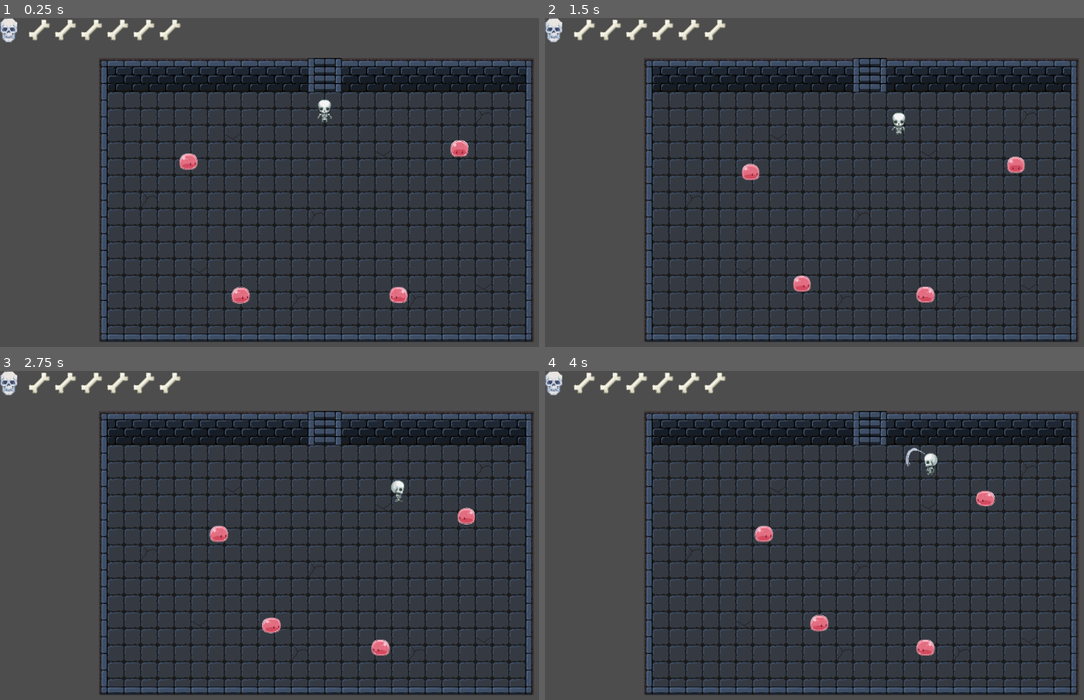
Above: before the commit, frames 1-4 (two rows, left to right).
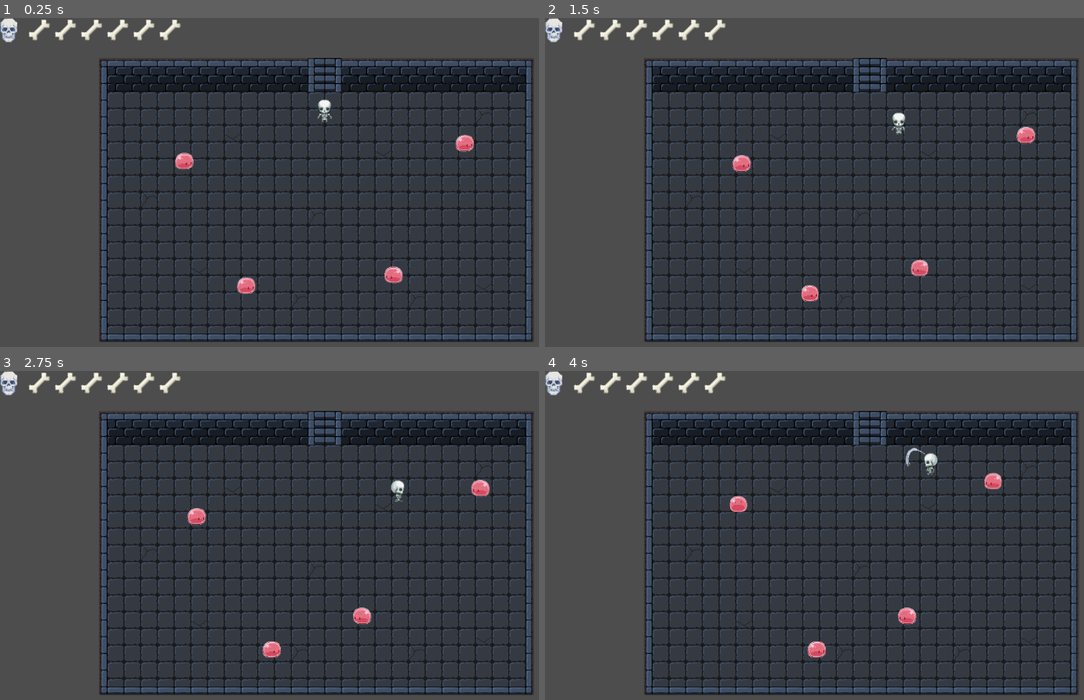
Above: after the commit, the same moments.

Repository: JISaldana/LootNBones
Game: Godot game, scene res://TestRoom.tscn
Two runs of this game, one before a commit and one after it. Both use one fixed random seed, a clock stepped at 60 frames per second and the inputs below.
Inputs:
- Up to frame 1 (0.25 s): no input
- Up to frame 2 (1.5 s): tap Enter (ui_accept) at 0.5, 0.77 s; hold Right (ui_right) 0.53-1.28 s; hold Down (ui_down) from 1.28 s (still down)
- Up to frame 3 (2.75 s): tap Enter (ui_accept) at 1.52 s; release Down (ui_down) at 2.03 s; hold Right (ui_right) from 2.03 s (still down)
- Up to frame 4 (4 s): release Right (ui_right) at 2.78 s; hold Up (ui_up) 2.78-3.53 s; tap Enter (ui_accept) at 3.02, 3.77 s; hold Left (ui_left) from 3.53 s (still down)

The runs differ from the first frame. In frame 1, 0.9% of the frame differs, in the area x 32-88%, y 35-87%; in frame 2, 1.1%; in frame 3, 1.2%, in the area x 34-91%, y 33-88%; in frame 4, 1.2%.

Commit message:
Enemies and Player Scene created

Diff:
--- /dev/null
+++ b/Enemies/Slime.tscn
@@ -0,0 +1,115 @@
+[gd_scene format=3 uid="uid://b7cxosv5eb8jv"]
+
+[ext_resource type="Script" uid="uid://3yw4y2rxq0t1" path="res://EnemyScript.gd" id="1_y5nn5"]
+[ext_resource type="Texture2D" uid="uid://c1jwx530n05b" path="res://Enemies/Slime.png" id="2_7svg0"]
+
+[sub_resource type="CapsuleShape2D" id="CapsuleShape2D_ftlpp"]
+radius = 16.0
+height = 32.0
+
+[sub_resource type="AtlasTexture" id="AtlasTexture_swaq2"]
+atlas = ExtResource("2_7svg0")
+region = Rect2(0, 0, 101, 97)
+
+[sub_resource type="AtlasTexture" id="AtlasTexture_5l5s3"]
+atlas = ExtResource("2_7svg0")
+region = Rect2(101, 0, 101, 97)
+
+[sub_resource type="AtlasTexture" id="AtlasTexture_qk1p7"]
+atlas = ExtResource("2_7svg0")
+region = Rect2(202, 0, 101, 97)
+
+[sub_resource type="AtlasTexture" id="AtlasTexture_dsnm4"]
+atlas = ExtResource("2_7svg0")
+region = Rect2(0, 194, 101, 97)
+
+[sub_resource type="AtlasTexture" id="AtlasTexture_ubhk4"]
+atlas = ExtResource("2_7svg0")
+region = Rect2(101, 194, 101, 97)
+
+[sub_resource type="AtlasTexture" id="AtlasTexture_b3ap7"]
+atlas = ExtResource("2_7svg0")
+region = Rect2(202, 194, 101, 97)
+
+[sub_resource type="AtlasTexture" id="AtlasTexture_nsuy8"]
+atlas = ExtResource("2_7svg0")
+region = Rect2(0, 291, 101, 97)
+
+[sub_resource type="AtlasTexture" id="AtlasTexture_b1sku"]
+atlas = ExtResource("2_7svg0")
+region = Rect2(101, 291, 101, 97)
+
+[sub_resource type="AtlasTexture" id="AtlasTexture_q3ml2"]
+atlas = ExtResource("2_7svg0")
+region = Rect2(202, 291, 101, 97)
+
+[sub_resource type="SpriteFrames" id="SpriteFrames_wm7yu"]
+animations = [{
+"frames": [{
+"duration": 1.0,
+"texture": SubResource("AtlasTexture_swaq2")
+}, {
+"duration": 1.0,
+"texture": SubResource("AtlasTexture_5l5s3")
+}, {
+"duration": 1.0,
+"texture": SubResource("AtlasTexture_qk1p7")
+}],
+"loop": true,
+"name": &"down",
+"speed": 4.0
+}, {
+"frames": [{
+"duration": 1.0,
+"texture": SubResource("AtlasTexture_dsnm4")
+}, {
+"duration": 1.0,
+"texture": SubResource("AtlasTexture_ubhk4")
+}, {
+"duration": 1.0,
+"texture": SubResource("AtlasTexture_b3ap7")
+}],
+"loop": true,
+"name": &"side",
+"speed": 4.0
+}, {
+"frames": [{
+"duration": 1.0,
+"texture": SubResource("AtlasTexture_nsuy8")
+}, {
+"duration": 1.0,
+"texture": SubResource("AtlasTexture_b1sku")
+}, {
+"duration": 1.0,
+"texture": SubResource("AtlasTexture_q3ml2")
+}],
+"loop": true,
+"name": &"up",
+"speed": 4.0
+}]
+
+[sub_resource type="CircleShape2D" id="CircleShape2D_on8ea"]
+radius = 156.78369
+
+[node name="EnemyBody4" type="CharacterBody2D" unique_id=446430930 groups=["enemies"]]
+script = ExtResource("1_y5nn5")
+
+[node name="EnemyCollision" type="CollisionShape2D" parent="." unique_id=2123260461]
+position = Vector2(2.25, 1.25)
+shape = SubResource("CapsuleShape2D_ftlpp")
+debug_color = Color(0.9098039, 0, 0, 0.41960785)
+
+[node name="EnemySprite" type="AnimatedSprite2D" parent="." unique_id=1771794648]
+position = Vector2(1.2500153, 0.25)
+scale = Vector2(0.5, 0.5)
+sprite_frames = SubResource("SpriteFrames_wm7yu")
+animation = &"side"
+
+[node name="Detector" type="Area2D" parent="." unique_id=722916857]
+position = Vector2(1.25, 0.25)
+
+[node name="AreaDetector" type="CollisionShape2D" parent="Detector" unique_id=141470035]
+shape = SubResource("CircleShape2D_on8ea")
+
+[connection signal="body_entered" from="Detector" to="." method="_on_detector_body_entered"]
+[connection signal="body_exited" from="Detector" to="." method="_on_detector_body_exited"]
--- /dev/null
+++ b/Player/Player.tscn
@@ -0,0 +1,198 @@
+[gd_scene format=3 uid="uid://bfd4btf4nw3xm"]
+
+[ext_resource type="Script" uid="uid://f1tey23vinj0" path="res://PlayerScript.gd" id="1_tok1r"]
+[ext_resource type="Texture2D" uid="uid://ba61tcveanom5" path="res://Player/Player.png" id="2_ddoul"]
+[ext_resource type="Texture2D" uid="uid://dudo4n6ca0mut" path="res://Player/Attack.png" id="3_8g4oa"]
+
+[sub_resource type="CapsuleShape2D" id="CapsuleShape2D_cbkwy"]
+radius = 11.0
+height = 38.0
+
+[sub_resource type="AtlasTexture" id="AtlasTexture_fk7fr"]
+atlas = ExtResource("2_ddoul")
+region = Rect2(0, 2, 46, 46)
+
+[sub_resource type="AtlasTexture" id="AtlasTexture_adu6t"]
+atlas = ExtResource("2_ddoul")
+region = Rect2(48, 2, 46, 46)
+
+[sub_resource type="AtlasTexture" id="AtlasTexture_lkjp7"]
+atlas = ExtResource("2_ddoul")
+region = Rect2(96, 2, 46, 46)
+
+[sub_resource type="AtlasTexture" id="AtlasTexture_j3be3"]
+atlas = ExtResource("2_ddoul")
+region = Rect2(0, 98, 46, 46)
+
+[sub_resource type="AtlasTexture" id="AtlasTexture_yjt0e"]
+atlas = ExtResource("2_ddoul")
+region = Rect2(48, 98, 46, 46)
+
+[sub_resource type="AtlasTexture" id="AtlasTexture_mqexh"]
+atlas = ExtResource("2_ddoul")
+region = Rect2(96, 98, 46, 46)
+
+[sub_resource type="AtlasTexture" id="AtlasTexture_af440"]
+atlas = ExtResource("2_ddoul")
+region = Rect2(0, 146, 46, 46)
+
+[sub_resource type="AtlasTexture" id="AtlasTexture_1t53r"]
+atlas = ExtResource("2_ddoul")
+region = Rect2(48, 146, 46, 46)
+
+[sub_resource type="AtlasTexture" id="AtlasTexture_821mh"]
+atlas = ExtResource("2_ddoul")
+region = Rect2(96, 146, 46, 46)
+
+[sub_resource type="SpriteFrames" id="SpriteFrames_swaq2"]
+animations = [{
+"frames": [{
+"duration": 1.0,
+"texture": SubResource("AtlasTexture_fk7fr")
+}, {
+"duration": 1.0,
+"texture": SubResource("AtlasTexture_adu6t")
+}, {
+"duration": 1.0,
+"texture": SubResource("AtlasTexture_lkjp7")
+}],
+"loop": true,
+"name": &"down",
+"speed": 5.0
+}, {
+"frames": [{
+"duration": 1.0,
+"texture": SubResource("AtlasTexture_j3be3")
+}, {
+"duration": 1.0,
+"texture": SubResource("AtlasTexture_yjt0e")
+}, {
+"duration": 1.0,
+"texture": SubResource("AtlasTexture_mqexh")
+}],
+"loop": true,
+"name": &"side",
+"speed": 5.0
+}, {
+"frames": [{
+"duration": 1.0,
+"texture": SubResource("AtlasTexture_af440")
+}, {
+"duration": 1.0,
+"texture": SubResource("AtlasTexture_1t53r")
+}, {
+"duration": 1.0,
+"texture": SubResource("AtlasTexture_821mh")
+}],
+"loop": true,
+"name": &"up",
+"speed": 5.0
+}]
+
+[sub_resource type="AtlasTexture" id="AtlasTexture_um85u"]
+atlas = ExtResource("3_8g4oa")
+region = Rect2(0, 0, 64, 47)
+
+[sub_resource type="AtlasTexture" id="AtlasTexture_gkaxj"]
+atlas = ExtResource("3_8g4oa")
+region = Rect2(64, 0, 64, 47)
+
+[sub_resource type="AtlasTexture" id="AtlasTexture_q6rn3"]
+atlas = ExtResource("3_8g4oa")
+region = Rect2(128, 0, 64, 47)
+
+[sub_resource type="AtlasTexture" id="AtlasTexture_n0dmm"]
+atlas = ExtResource("3_8g4oa")
+region = Rect2(0, 47, 64, 47)
+
+[sub_resource type="AtlasTexture" id="AtlasTexture_4sr8s"]
+atlas = ExtResource("3_8g4oa")
+region = Rect2(64, 47, 64, 47)
+
+[sub_resource type="AtlasTexture" id="AtlasTexture_f5xki"]
+atlas = ExtResource("3_8g4oa")
+region = Rect2(128, 47, 64, 47)
+
+[sub_resource type="AtlasTexture" id="AtlasTexture_fqngy"]
+atlas = ExtResource("3_8g4oa")
+region = Rect2(0, 94, 64, 47)
+
+[sub_resource type="AtlasTexture" id="AtlasTexture_83p5k"]
+atlas = ExtResource("3_8g4oa")
+region = Rect2(64, 94, 64, 47)
+
+[sub_resource type="AtlasTexture" id="AtlasTexture_01k0m"]
+atlas = ExtResource("3_8g4oa")
+region = Rect2(128, 94, 64, 47)
+
+[sub_resource type="SpriteFrames" id="SpriteFrames_af440"]
+animations = [{
+"frames": [{
+"duration": 1.0,
+"texture": SubResource("AtlasTexture_um85u")
+}, {
+"duration": 1.0,
+"texture": SubResource("AtlasTexture_gkaxj")
+}, {
+"duration": 1.0,
+"texture": SubResource("AtlasTexture_q6rn3")
+}, {
+"duration": 1.0,
+"texture": SubResource("AtlasTexture_n0dmm")
+}, {
+"duration": 1.0,
+"texture": SubResource("AtlasTexture_4sr8s")
+}, {
+"duration": 1.0,
+"texture": SubResource("AtlasTexture_f5xki")
+}, {
+"duration": 1.0,
+"texture": SubResource("AtlasTexture_fqngy")
+}, {
+"duration": 1.0,
+"texture": SubResource("AtlasTexture_83p5k")
+}, {
+"duration": 1.0,
+"texture": SubResource("AtlasTexture_01k0m")
+}],
+"loop": false,
+"name": &"swing",
+"speed": 30.0
+}]
+
+[sub_resource type="CapsuleShape2D" id="CapsuleShape2D_gcbeg"]
+radius = 17.075333
+height = 63.552094
+
+[node name="PlayerBody" type="CharacterBody2D" unique_id=647239139 groups=["player"]]
+script = ExtResource("1_tok1r")
+
+[node name="PlayerCollision" type="CollisionShape2D" parent="." unique_id=194090220]
+rotation = -6.2831855
+shape = SubResource("CapsuleShape2D_cbkwy")
+
+[node name="PlayerSprite" type="AnimatedSprite2D" parent="." unique_id=351701725]
+position = Vector2(0, 1)
+sprite_frames = SubResource("SpriteFrames_swaq2")
+animation = &"down"
+frame = 1
+
+[node name="AttackPivot" type="Node2D" parent="." unique_id=37708069]
+
+[node name="AttackSprite" type="AnimatedSprite2D" parent="AttackPivot" unique_id=1953632577]
+visible = false
+position = Vector2(30, 9.25)
+scale = Vector2(0.65625, 1.2872341)
+sprite_frames = SubResource("SpriteFrames_af440")
+animation = &"swing"
+frame = 8
+frame_progress = 1.0
+
+[node name="AttackArea" type="Area2D" parent="AttackPivot" unique_id=1531809356]
+position = Vector2(30, 9.25)
+scale = Vector2(0.65625, 1.2872341)
+
+[node name="AttackCollision" type="CollisionShape2D" parent="AttackPivot/AttackArea" unique_id=293291486]
+position = Vector2(-4, -3.9999924)
+rotation = 1.5707964
+shape = SubResource("CapsuleShape2D_gcbeg")
--- a/TestRoom.tscn
+++ b/TestRoom.tscn
@@ -2,13 +2,10 @@
 
 [ext_resource type="Texture2D" uid="uid://de8fe53213rsg" path="res://Tileset/Dungeon_Tileset.png" id="1_54w8p"]
 [ext_resource type="Script" uid="uid://huewlcbwu7jc" path="res://HPScript.gd" id="1_adu6t"]
-[ext_resource type="Script" uid="uid://f1tey23vinj0" path="res://PlayerScript.gd" id="2_cbkwy"]
 [ext_resource type="PackedScene" uid="uid://cn3c3t51k18yv" path="res://HPBoneScene.tscn" id="2_lkjp7"]
-[ext_resource type="Texture2D" uid="uid://ba61tcveanom5" path="res://Player/Player.png" id="3_cbkwy"]
 [ext_resource type="Texture2D" uid="uid://3e58fijuqos3" path="res://Player/Interface/SkullHPBar.png" id="3_j3be3"]
-[ext_resource type="Texture2D" uid="uid://dudo4n6ca0mut" path="res://Player/Attack.png" id="4_gcbeg"]
-[ext_resource type="Texture2D" uid="uid://c1jwx530n05b" path="res://Enemies/Slime.png" id="5_c3cbu"]
-[ext_resource type="Script" uid="uid://3yw4y2rxq0t1" path="res://EnemyScript.gd" id="5_fk7fr"]
+[ext_resource type="PackedScene" uid="uid://bfd4btf4nw3xm" path="res://Player/Player.tscn" id="5_fk7fr"]
+[ext_resource type="PackedScene" uid="uid://b7cxosv5eb8jv" path="res://Enemies/Slime.tscn" id="10_yjt0e"]
 
 [sub_resource type="TileSetAtlasSource" id="TileSetAtlasSource_gcbeg"]
 texture = ExtResource("1_54w8p")
@@ -315,254 +312,6 @@
 physics_layer_0/collision_layer = 1
 sources/0 = SubResource("TileSetAtlasSource_gcbeg")
 
-[sub_resource type="CapsuleShape2D" id="CapsuleShape2D_cbkwy"]
-radius = 11.0
-height = 38.0
-
-[sub_resource type="AtlasTexture" id="AtlasTexture_fk7fr"]
-atlas = ExtResource("3_cbkwy")
-region = Rect2(0, 2, 46, 46)
-
-[sub_resource type="AtlasTexture" id="AtlasTexture_adu6t"]
-atlas = ExtResource("3_cbkwy")
-region = Rect2(48, 2, 46, 46)
-
-[sub_resource type="AtlasTexture" id="AtlasTexture_lkjp7"]
-atlas = ExtResource("3_cbkwy")
-region = Rect2(96, 2, 46, 46)
-
-[sub_resource type="AtlasTexture" id="AtlasTexture_j3be3"]
-atlas = ExtResource("3_cbkwy")
-region = Rect2(0, 98, 46, 46)
-
-[sub_resource type="AtlasTexture" id="AtlasTexture_yjt0e"]
-atlas = ExtResource("3_cbkwy")
-region = Rect2(48, 98, 46, 46)
-
-[sub_resource type="AtlasTexture" id="AtlasTexture_mqexh"]
-atlas = ExtResource("3_cbkwy")
-region = Rect2(96, 98, 46, 46)
-
-[sub_resource type="AtlasTexture" id="AtlasTexture_af440"]
-atlas = ExtResource("3_cbkwy")
-region = Rect2(0, 146, 46, 46)
-
-[sub_resource type="AtlasTexture" id="AtlasTexture_1t53r"]
-atlas = ExtResource("3_cbkwy")
-region = Rect2(48, 146, 46, 46)
-
-[sub_resource type="AtlasTexture" id="AtlasTexture_821mh"]
-atlas = ExtResource("3_cbkwy")
-region = Rect2(96, 146, 46, 46)
-
-[sub_resource type="SpriteFrames" id="SpriteFrames_swaq2"]
-animations = [{
-"frames": [{
-"duration": 1.0,
-"texture": SubResource("AtlasTexture_fk7fr")
-}, {
-"duration": 1.0,
-"texture": SubResource("AtlasTexture_adu6t")
-}, {
-"duration": 1.0,
-"texture": SubResource("AtlasTexture_lkjp7")
-}],
-"loop": true,
-"name": &"down",
-"speed": 5.0
-}, {
-"frames": [{
-"duration": 1.0,
-"texture": SubResource("AtlasTexture_j3be3")
-}, {
-"duration": 1.0,
-"texture": SubResource("AtlasTexture_yjt0e")
-}, {
-"duration": 1.0,
-"texture": SubResource("AtlasTexture_mqexh")
-}],
-"loop": true,
-"name": &"side",
-"speed": 5.0
-}, {
-"frames": [{
-"duration": 1.0,
-"texture": SubResource("AtlasTexture_af440")
-}, {
-"duration": 1.0,
-"texture": SubResource("AtlasTexture_1t53r")
-}, {
-"duration": 1.0,
-"texture": SubResource("AtlasTexture_821mh")
-}],
-"loop": true,
-"name": &"up",
-"speed": 5.0
-}]
-
-[sub_resource type="AtlasTexture" id="AtlasTexture_um85u"]
-atlas = ExtResource("4_gcbeg")
-region = Rect2(0, 0, 64, 47)
-
-[sub_resource type="AtlasTexture" id="AtlasTexture_gkaxj"]
-atlas = ExtResource("4_gcbeg")
-region = Rect2(64, 0, 64, 47)
-
-[sub_resource type="AtlasTexture" id="AtlasTexture_q6rn3"]
-atlas = ExtResource("4_gcbeg")
-region = Rect2(128, 0, 64, 47)
-
-[sub_resource type="AtlasTexture" id="AtlasTexture_n0dmm"]
-atlas = ExtResource("4_gcbeg")
-region = Rect2(0, 47, 64, 47)
-
-[sub_resource type="AtlasTexture" id="AtlasTexture_4sr8s"]
-atlas = ExtResource("4_gcbeg")
-region = Rect2(64, 47, 64, 47)
-
-[sub_resource type="AtlasTexture" id="AtlasTexture_f5xki"]
-atlas = ExtResource("4_gcbeg")
-region = Rect2(128, 47, 64, 47)
-
-[sub_resource type="AtlasTexture" id="AtlasTexture_fqngy"]
-atlas = ExtResource("4_gcbeg")
-region = Rect2(0, 94, 64, 47)
-
-[sub_resource type="AtlasTexture" id="AtlasTexture_83p5k"]
-atlas = ExtResource("4_gcbeg")
-region = Rect2(64, 94, 64, 47)
-
-[sub_resource type="AtlasTexture" id="AtlasTexture_01k0m"]
-atlas = ExtResource("4_gcbeg")
-region = Rect2(128, 94, 64, 47)
-
-[sub_resource type="SpriteFrames" id="SpriteFrames_af440"]
-animations = [{
-"frames": [{
-"duration": 1.0,
-"texture": SubResource("AtlasTexture_um85u")
-}, {
-"duration": 1.0,
-"texture": SubResource("AtlasTexture_gkaxj")
-}, {
-"duration": 1.0,
-"texture": SubResource("AtlasTexture_q6rn3")
-}, {
-"duration": 1.0,
-"texture": SubResource("AtlasTexture_n0dmm")
-}, {
-"duration": 1.0,
-"texture": SubResource("AtlasTexture_4sr8s")
-}, {
-"duration": 1.0,
-"texture": SubResource("AtlasTexture_f5xki")
-}, {
-"duration": 1.0,
-"texture": SubResource("AtlasTexture_fqngy")
-}, {
-"duration": 1.0,
-"texture": SubResource("AtlasTexture_83p5k")
-}, {
-"duration": 1.0,
-"texture": SubResource("AtlasTexture_01k0m")
-}],
-"loop": false,
-"name": &"swing",
-"speed": 30.0
-}]
-
-[sub_resource type="CapsuleShape2D" id="CapsuleShape2D_gcbeg"]
-radius = 17.075333
-height = 63.552094
-
-[sub_resource type="CapsuleShape2D" id="CapsuleShape2D_adu6t"]
-radius = 16.0
-height = 32.0
-
-[sub_resource type="AtlasTexture" id="AtlasTexture_swaq2"]
-atlas = ExtResource("5_c3cbu")
-region = Rect2(0, 0, 101, 97)
-
-[sub_resource type="AtlasTexture" id="AtlasTexture_5l5s3"]
-atlas = ExtResource("5_c3cbu")
-region = Rect2(101, 0, 101, 97)
-
-[sub_resource type="AtlasTexture" id="AtlasTexture_qk1p7"]
-atlas = ExtResource("5_c3cbu")
-region = Rect2(202, 0, 101, 97)
-
-[sub_resource type="AtlasTexture" id="AtlasTexture_dsnm4"]
-atlas = ExtResource("5_c3cbu")
-region = Rect2(0, 194, 101, 97)
-
-[sub_resource type="AtlasTexture" id="AtlasTexture_ubhk4"]
-atlas = ExtResource("5_c3cbu")
-region = Rect2(101, 194, 101, 97)
-
-[sub_resource type="AtlasTexture" id="AtlasTexture_b3ap7"]
-atlas = ExtResource("5_c3cbu")
-region = Rect2(202, 194, 101, 97)
-
-[sub_resource type="AtlasTexture" id="AtlasTexture_nsuy8"]
-atlas = ExtResource("5_c3cbu")
-region = Rect2(0, 291, 101, 97)
-
-[sub_resource type="AtlasTexture" id="AtlasTexture_b1sku"]
-atlas = ExtResource("5_c3cbu")
-region = Rect2(101, 291, 101, 97)
-
-[sub_resource type="AtlasTexture" id="AtlasTexture_q3ml2"]
-atlas = ExtResource("5_c3cbu")
-region = Rect2(202, 291, 101, 97)
-
-[sub_resource type="SpriteFrames" id="SpriteFrames_0cgfa"]
-animations = [{
-"frames": [{
-"duration": 1.0,
-"texture": SubResource("AtlasTexture_swaq2")
-}, {
-"duration": 1.0,
-"texture": SubResource("AtlasTexture_5l5s3")
-}, {
-"duration": 1.0,
-"texture": SubResource("AtlasTexture_qk1p7")
-}],
-"loop": true,
-"name": &"down",
-"speed": 4.0
-}, {
-"frames": [{
-"duration": 1.0,
-"texture": SubResource("AtlasTexture_dsnm4")
-}, {
-"duration": 1.0,
-"texture": SubResource("AtlasTexture_ubhk4")
-}, {
-"duration": 1.0,
-"texture": SubResource("AtlasTexture_b3ap7")
-}],
-"loop": true,
-"name": &"side",
-"speed": 4.0
-}, {
-"frames": [{
-"duration": 1.0,
-"texture": SubResource("AtlasTexture_nsuy8")
-}, {
-"duration": 1.0,
-"texture": SubResource("AtlasTexture_b1sku")
-}, {
-"duration": 1.0,
-"texture": SubResource("AtlasTexture_q3ml2")
-}],
-"loop": true,
-"name": &"up",
-"speed": 4.0
-}]
-
-[sub_resource type="CircleShape2D" id="CircleShape2D_g07mp"]
-radius = 156.78369
-
 [node name="Node2D" type="Node2D" unique_id=1659529667]
 
 [node name="CanvasLayer" type="CanvasLayer" parent="." unique_id=1979645572]
@@ -596,131 +345,17 @@
 limit_right = 877
 limit_bottom = 586
 
-[node name="PlayerBody" type="CharacterBody2D" parent="." unique_id=1333968089 groups=["player"]]
+[node name="Player" parent="." unique_id=647239139 instance=ExtResource("5_fk7fr")]
 position = Vector2(431, 98)
-script = ExtResource("2_cbkwy")
-
-[node name="PlayerCollision" type="CollisionShape2D" parent="PlayerBody" unique_id=1666832310]
-rotation = -6.2831855
-shape = SubResource("CapsuleShape2D_cbkwy")
-
-[node name="PlayerSprite" type="AnimatedSprite2D" parent="PlayerBody" unique_id=485958007]
-position = Vector2(0, 1)
-sprite_frames = SubResource("SpriteFrames_swaq2")
-animation = &"down"
-frame = 1
-
-[node name="AttackPivot" type="Node2D" parent="PlayerBody" unique_id=740198856]
-
-[node name="AttackSprite" type="AnimatedSprite2D" parent="PlayerBody/AttackPivot" unique_id=1064511166]
-visible = false
-position = Vector2(30, 9.25)
-scale = Vector2(0.65625, 1.2872341)
-sprite_frames = SubResource("SpriteFrames_af440")
-animation = &"swing"
-frame = 8
-frame_progress = 1.0
-
-[node name="AttackArea" type="Area2D" parent="PlayerBody/AttackPivot" unique_id=1706318380]
-position = Vector2(30, 9.25)
-scale = Vector2(0.65625, 1.2872341)
-
-[node name="AttackCollision" type="CollisionShape2D" parent="PlayerBody/AttackPivot/AttackArea" unique_id=1027991452]
-position = Vector2(-4, -3.9999924)
-rotation = 1.5707964
-shape = SubResource("CapsuleShape2D_gcbeg")
-
-[node name="EnemyBody" type="CharacterBody2D" parent="." unique_id=1706779488 groups=["enemies"]]
-position = Vector2(579, 454)
-script = ExtResource("5_fk7fr")
-
-[node name="EnemyCollision" type="CollisionShape2D" parent="EnemyBody" unique_id=123310304]
-position = Vector2(1.25, 0.25)
-shape = SubResource("CapsuleShape2D_adu6t")
-
-[node name="EnemySprite" type="AnimatedSprite2D" parent="EnemyBody" unique_id=1970242684]
-position = Vector2(1.2500153, 0.25)
-scale = Vector2(0.5, 0.5)
-sprite_frames = SubResource("SpriteFrames_0cgfa")
-animation = &"side"
-frame_progress = 0.43181747
-
-[node name="Detector" type="Area2D" parent="EnemyBody" unique_id=1221233617]
-position = Vector2(1.25, 0.25)
-
-[node name="AreaDetector" type="CollisionShape2D" parent="EnemyBody/Detector" unique_id=1773994502]
-shape = SubResource("CircleShape2D_g07mp")
-
-[node name="EnemyBody2" type="CharacterBody2D" parent="." unique_id=27355709 groups=["enemies"]]
-position = Vector2(164, 194)
-script = ExtResource("5_fk7fr")
-
-[node name="EnemyCollision" type="CollisionShape2D" parent="EnemyBody2" unique_id=1702439557]
-position = Vector2(1.25, 0.25)
-shape = SubResource("CapsuleShape2D_adu6t")
-
-[node name="EnemySprite" type="AnimatedSprite2D" parent="EnemyBody2" unique_id=1503479967]
-position = Vector2(1.2500153, 0.25)
-scale = Vector2(0.5, 0.5)
-sprite_frames = SubResource("SpriteFrames_0cgfa")
-animation = &"side"
-frame_progress = 0.43181747
-
-[node name="Detector" type="Area2D" parent="EnemyBody2" unique_id=2123020481]
-position = Vector2(1.25, 0.25)
-
-[node name="AreaDetector" type="CollisionShape2D" parent="EnemyBody2/Detector" unique_id=979259968]
-shape = SubResource("CircleShape2D_g07mp")
-
-[node name="EnemyBody3" type="CharacterBody2D" parent="." unique_id=1956308904 groups=["enemies"]]
-position = Vector2(264, 459)
-script = ExtResource("5_fk7fr")
-
-[node name="EnemyCollision" type="CollisionShape2D" parent="EnemyBody3" unique_id=1130678212]
-position = Vector2(2.25, 1.25)
-shape = SubResource("CapsuleShape2D_adu6t")
-debug_color = Color(0.9098039, 0, 0, 0.41960785)
-
-[node name="EnemySprite" type="AnimatedSprite2D" parent="EnemyBody3" unique_id=466680114]
-position = Vector2(1.2500153, 0.25)
-scale = Vector2(0.5, 0.5)
-sprite_frames = SubResource("SpriteFrames_0cgfa")
-animation = &"side"
-frame_progress = 0.43181747
-
-[node name="Detector" type="Area2D" parent="EnemyBody3" unique_id=430277314]
-position = Vector2(1.25, 0.25)
-
-[node name="AreaDetector" type="CollisionShape2D" parent="EnemyBody3/Detector" unique_id=1395250629]
-shape = SubResource("CircleShape2D_g07mp")
-
-[node name="EnemyBody4" type="CharacterBody2D" parent="." unique_id=1128033500 groups=["enemies"]]
-position = Vector2(685, 165)
-script = ExtResource("5_fk7fr")
-
-[node name="EnemyCollision" type="CollisionShape2D" parent="EnemyBody4" unique_id=1890722245]
-position = Vector2(2.25, 1.25)
-shape = SubResource("CapsuleShape2D_adu6t")
-debug_color = Color(0.9098039, 0, 0, 0.41960785)
-
-[node name="EnemySprite" type="AnimatedSprite2D" parent="EnemyBody4" unique_id=846475184]
-position = Vector2(1.2500153, 0.25)
-scale = Vector2(0.5, 0.5)
-sprite_frames = SubResource("SpriteFrames_0cgfa")
-animation = &"side"
-frame_progress = 0.43181747
-
-[node name="Detector" type="Area2D" parent="EnemyBody4" unique_id=2136218232]
-position = Vector2(1.25, 0.25)
-
-[node name="AreaDetector" type="CollisionShape2D" parent="EnemyBody4/Detector" unique_id=209881176]
-shape = SubResource("CircleShape2D_g07mp")
-
-[connection signal="body_entered" from="EnemyBody/Detector" to="EnemyBody" method="_on_detector_body_entered"]
-[connection signal="body_exited" from="EnemyBody/Detector" to="EnemyBody" method="_on_detector_body_exited"]
-[connection signal="body_entered" from="EnemyBody2/Detector" to="EnemyBody2" method="_on_detector_body_entered"]
-[connection signal="body_exited" from="EnemyBody2/Detector" to="EnemyBody2" method="_on_detector_body_exited"]
-[connection signal="body_entered" from="EnemyBody3/Detector" to="EnemyBody3" method="_on_detector_body_entered"]
-[connection signal="body_exited" from="EnemyBody3/Detector" to="EnemyBody3" method="_on_detector_body_exited"]
-[connection signal="body_entered" from="EnemyBody4/Detector" to="EnemyBody4" method="_on_detector_body_entered"]
-[connection signal="body_exited" from="EnemyBody4/Detector" to="EnemyBody4" method="_on_detector_body_exited"]
+
+[node name="SlimeEnemy" parent="." unique_id=446430930 instance=ExtResource("10_yjt0e")]
+position = Vector2(692, 166)
+
+[node name="SlimeEnemy2" parent="." unique_id=1179503088 instance=ExtResource("10_yjt0e")]
+position = Vector2(569, 418)
+
+[node name="SlimeEnemy3" parent="." unique_id=1946934471 instance=ExtResource("10_yjt0e")]
+position = Vector2(274, 433)
+
+[node name="SlimeEnemy4" parent="." unique_id=212083994 instance=ExtResource("10_yjt0e")]
+position = Vector2(155, 196)
